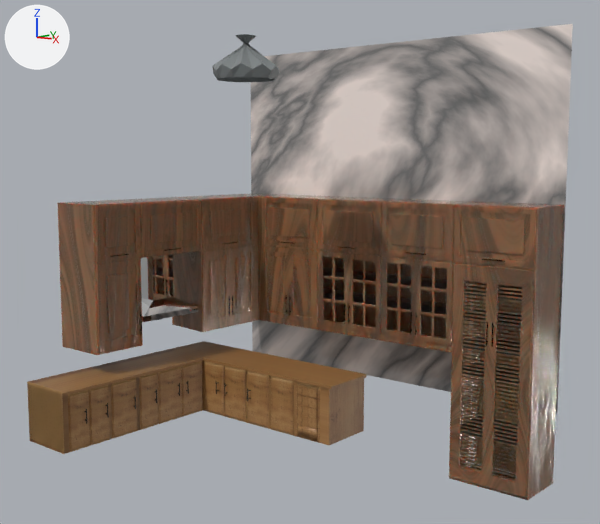
The Blender file Render/Blender_Prpject_Files_V8/ABFW.blend: old version first, new version second.
Both versions are drawn from a camera (50 mm lens) standing at (24.6, -18.1, 5.6) and looking at (6.4, 3.5, 2.0). Arrows for +X, +Y and +Z are at upper left; the lights stay in place.
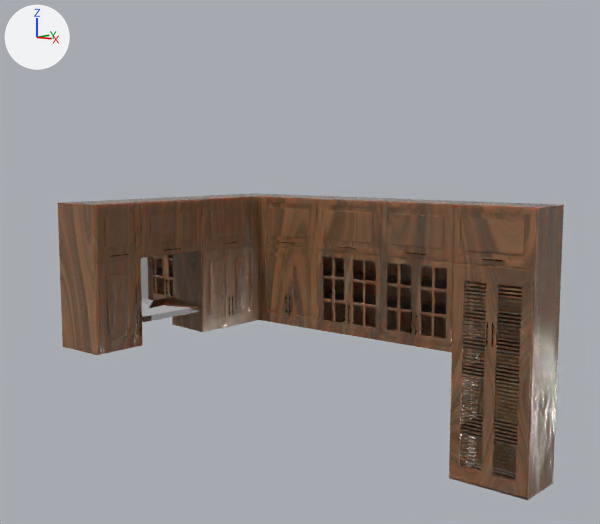
Pixel boxes (x1, y1, x2, y2) of what changed, in the pictures (600 x 524 px):
'Plane', deleted: before (251, 24, 573, 414)
'Cube', deleted (brown): before (27, 341, 366, 454)
'Plane.011', deleted (brown): before (68, 361, 320, 452)
'Cylinder.006', deleted: before (212, 34, 280, 82)
'Cylinder.010', deleted: before (247, 388, 251, 402)
'Cylinder.015', deleted: before (84, 409, 87, 423)
'Cylinder.016', deleted: before (106, 403, 109, 417)
'Cylinder.014', deleted: before (133, 395, 136, 409)
'Cylinder.009', deleted: before (224, 383, 228, 394)
'Cylinder.012', deleted: before (177, 383, 180, 396)
'Cylinder.013', deleted: before (155, 389, 157, 403)
'Cylinder.008', deleted: before (216, 382, 219, 394)
'Cylinder.007', deleted: before (186, 381, 189, 394)

Diff of the bpy script that builds the scene:
```diff
--- a/Render/Blender_Prpject_Files_V8/ABFW.blend.py
+++ b/Render/Blender_Prpject_Files_V8/ABFW.blend.py
@@ ob_plane @@
-ob_plane = bpy.data.objects.new('Plane', me_plane)
@@ ob_cylinder_006 @@
-ob_cylinder_006 = bpy.data.objects.new('Cylinder.006', me_cylinder_006)
@@ ob_plane_011 @@
-ob_plane_011 = bpy.data.objects.new('Plane.011', me_plane_015)
@@ ob_cylinder_010 @@
-ob_cylinder_010 = bpy.data.objects.new('Cylinder.010', me_cylinder_014)
@@ ob_cylinder_009 @@
-ob_cylinder_009 = bpy.data.objects.new('Cylinder.009', me_cylinder_013)
@@ ob_cylinder_008 @@
-ob_cylinder_008 = bpy.data.objects.new('Cylinder.008', me_cylinder_012)
@@ ob_cylinder_007 @@
-ob_cylinder_007 = bpy.data.objects.new('Cylinder.007', me_cylinder_011)
@@ ob_cylinder_012 @@
-ob_cylinder_012 = bpy.data.objects.new('Cylinder.012', me_cylinder_009)
@@ ob_cylinder_013 @@
-ob_cylinder_013 = bpy.data.objects.new('Cylinder.013', me_cylinder_008)
@@ ob_cylinder_014 @@
-ob_cylinder_014 = bpy.data.objects.new('Cylinder.014', me_cylinder_004)
@@ ob_cylinder_015 @@
-ob_cylinder_015 = bpy.data.objects.new('Cylinder.015', me_cylinder_015)
@@ ob_cylinder_016 @@
-ob_cylinder_016 = bpy.data.objects.new('Cylinder.016', me_cylinder_016)
@@ ob_cube @@
-ob_cube = bpy.data.objects.new('Cube', me_cube)
```
